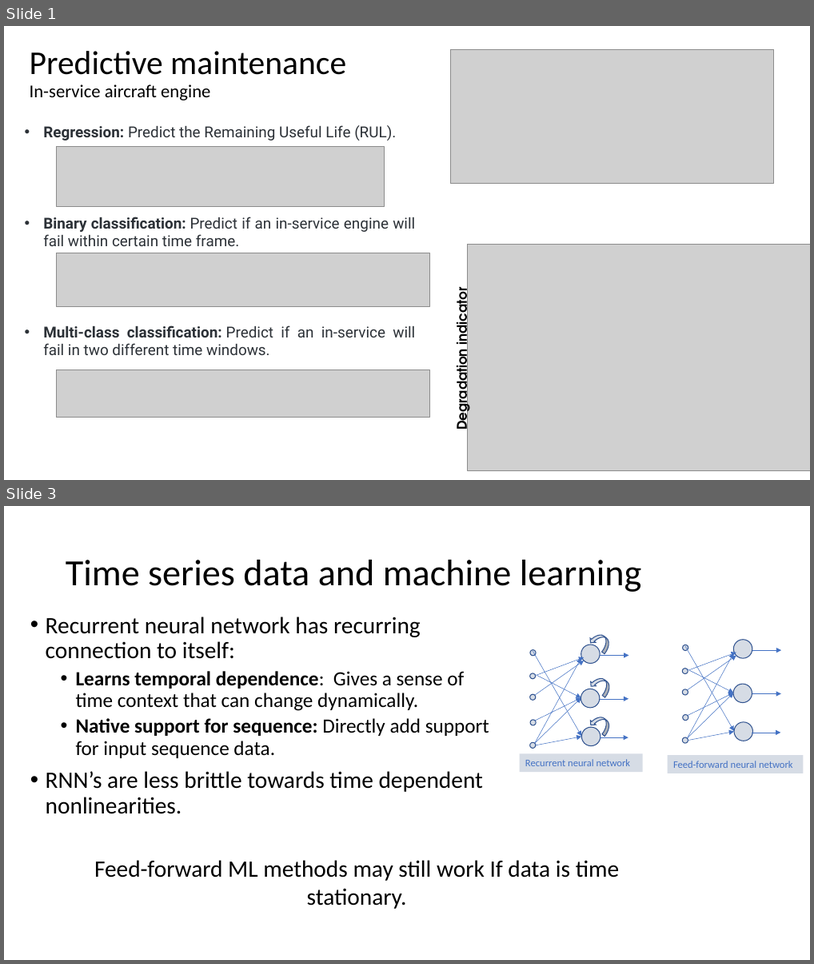
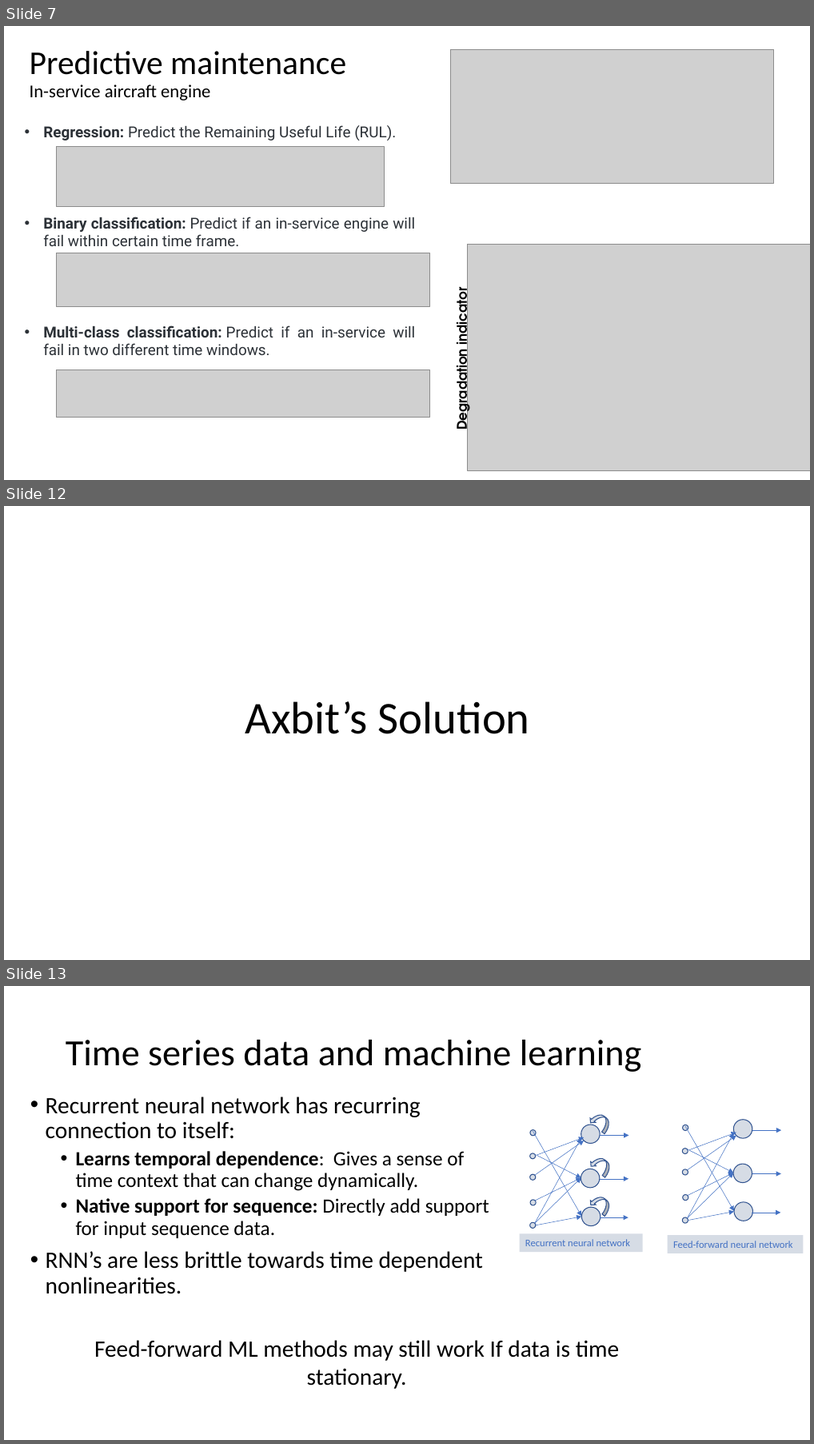
Before and after one commit to Axbit/ml-iot-showcases, a slide deck: PredictiveMaintenance/Predictive maintenance.pptx. Shown one above the other, each under a label of ours: slides 1 and 3 before the commit, slides 7, 12 and 13 after it; the slides between them are not shown. The pictures are 814x964 and 814x1444 pixels, drawn with LibreOffice and Linux fonts; fonts in the diff are those of the drawing; grey boxes stand for pictures. Boxes give left, top, right and bottom in pixels: in the first picture for what was removed or moved away, otherwise in the second. Text is boxed around its words. In the diff, an @@ line names an element or a change of style, - is before the commit and + after.

```diff
--- a/PredictiveMaintenance/Predictive maintenance.pptx
+++ b/PredictiveMaintenance/Predictive maintenance.pptx
@@ slide 12 added at box(4, 506, 810, 960), background #FFFFFF @@
@@ text added at box(245, 701, 530, 734), 54 pt, text #000000 @@
+Axbit’s Solution
@@ what was slide 1 is now slide 7 @@
@@ what was slide 3 is now slide 13 @@
```
Also in this commit, not shown: 8 slides changed, 10 other slides added.
